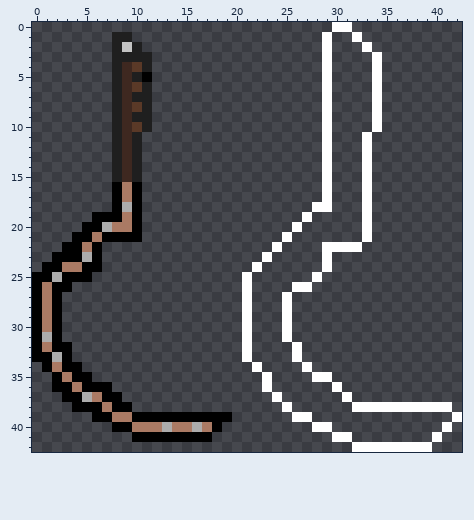
Pixel-art sprite -- Lille Pjerre och Den Stora Revolutionen/Assets/Textures/Items/Sickle.png. Above, as it was before the edit.
The file is 43x43 pixels.
The same view after the edit:
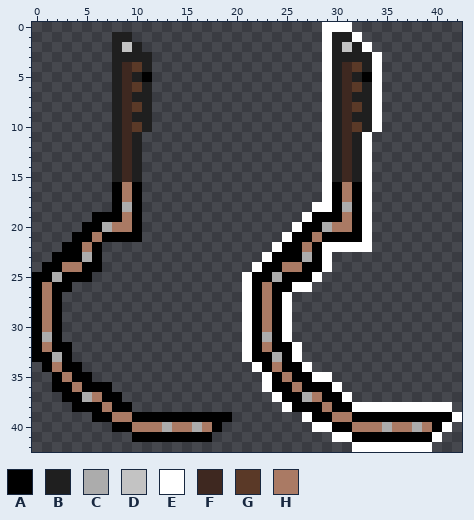
Palette (. is transparent): A #000000  B #1f1f1f  C #acacac  D #c3c3c3  E #ffffff  F #3e2820  G #5a3927  H #aa7a64
Difference:
Changed rows in their new state; - is an unchanged pixel.
first column x 22:
 0 -------E------------
 1 --------BB----------
 2 --------BDB---------
 3 --------BBBB--------
 4 --------BFGB--------
 5 --------BFBA--------
 6 --------BFGB--------
 7 --------BFBB--------
 8 --------BFGB--------
 9 --------BFBB--------
10 --------BFGB--------
11 --------BFB---------
12 --------BFB---------
13 --------BFB---------
14 --------BFB---------
15 --------BFB---------
16 --------AHA---------
17 --------AHA---------
18 --------ACA---------
19 ------AAAHA---------
20 -----AACHHA---------
21 ----AAHAAAA---------
22 ---AAHA----E--------
23 --AAACA-------------
24 -AAHHAA-------------
25 AACAAA--------------
26 AHAA----------------
27 AHA-----------------
28 AHA-----------------
29 AHA-----------------
30 AHA-----------------
31 ACA-----------------
32 AHAA----------------
33 AACA----------------
34 -AHAA---------------
35 --AHAA--------------
36 --AAHAAA------------
37 ---AACHAA-----------
38 ----AAAHAA----------
39 ----.-AAHHAAAAAAAAAA
40 --------AAHHHCHHCHA-
41 ----------AAAAAAAA--
Pixel boxes of the changes (left, top, right, bottom) in both pictures:
changed: (252, 22, 452, 442)
